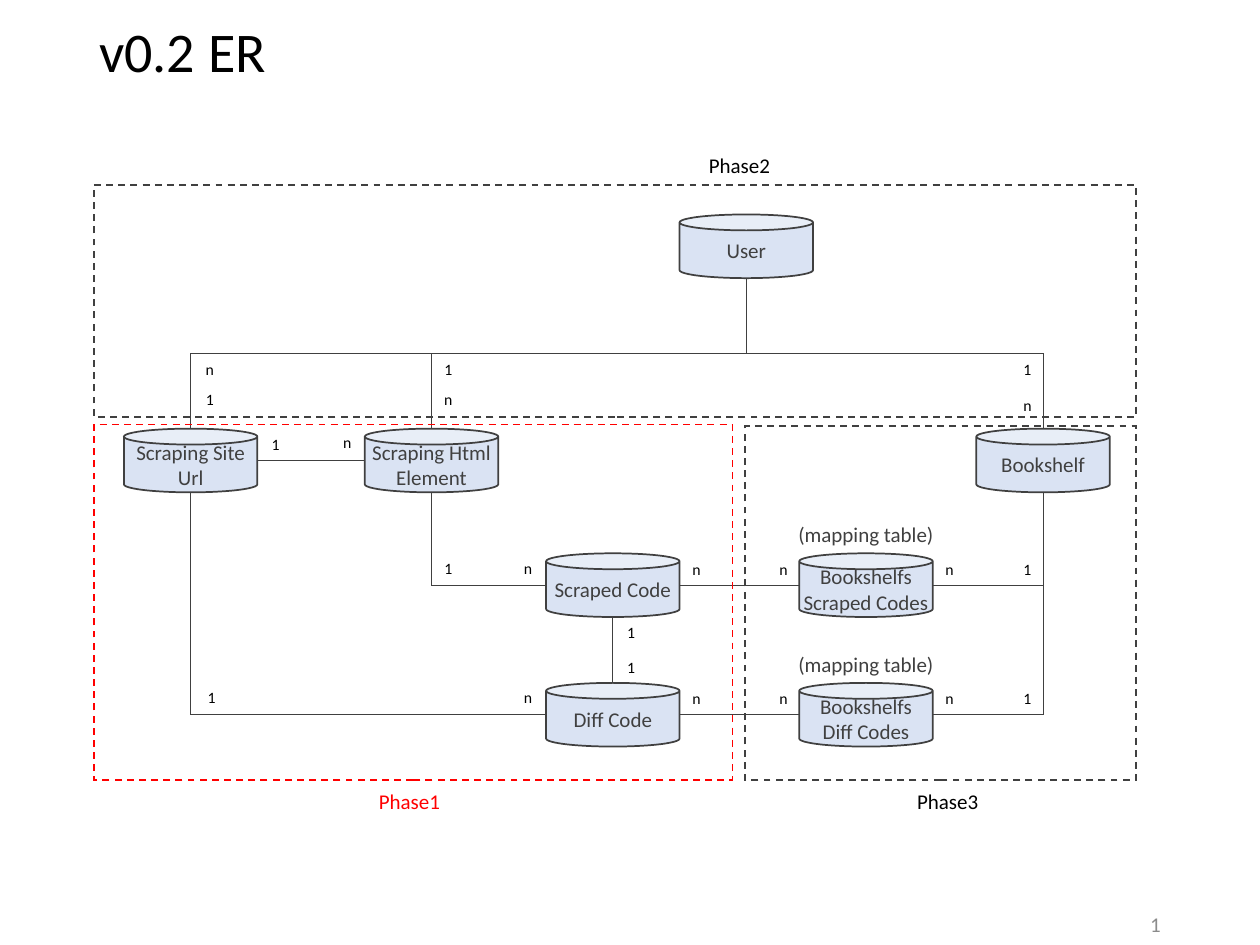
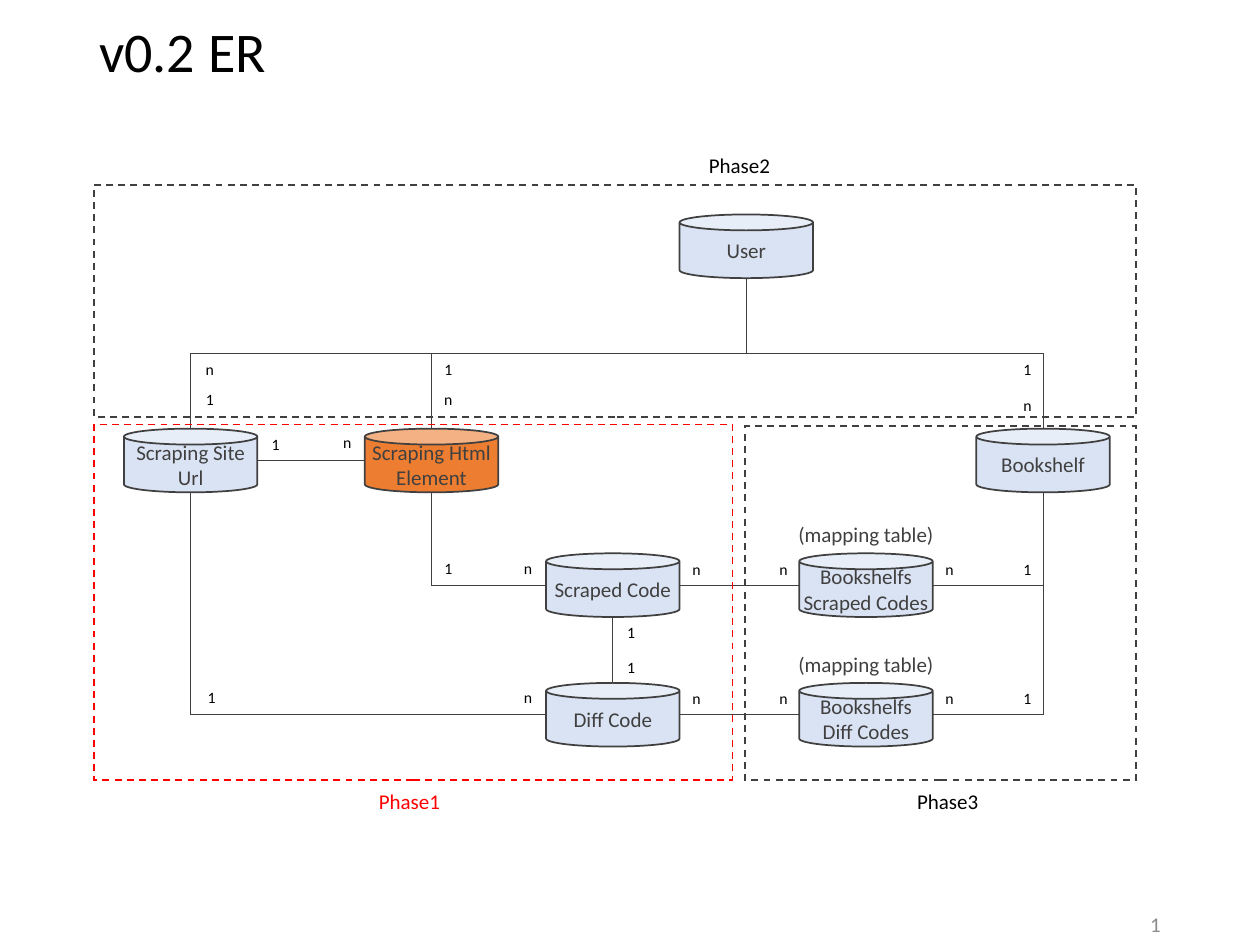
Before and after one commit to 256hax/ujull, a slide deck: slide 1 of line-markers/docs/requirements_definition.pptx. Drawn at 1260x945 pixels with LibreOffice and Linux fonts; fonts in the diff are those of the drawing. Boxes give left, top, right and bottom in pixels: in the first picture for what was removed or moved away, otherwise in the second. Text is boxed around its words. In the diff, an @@ line names an element or a change of style, - is before the commit and + after.

```diff
--- a/line-markers/docs/requirements_definition.pptx
+++ b/line-markers/docs/requirements_definition.pptx
@@ cylinder "Scraping Html" at [365,428,499,493]: fill #DAE3F3 to #ED7D31 @@
```
Also in this commit, not shown: 1 slide added.
